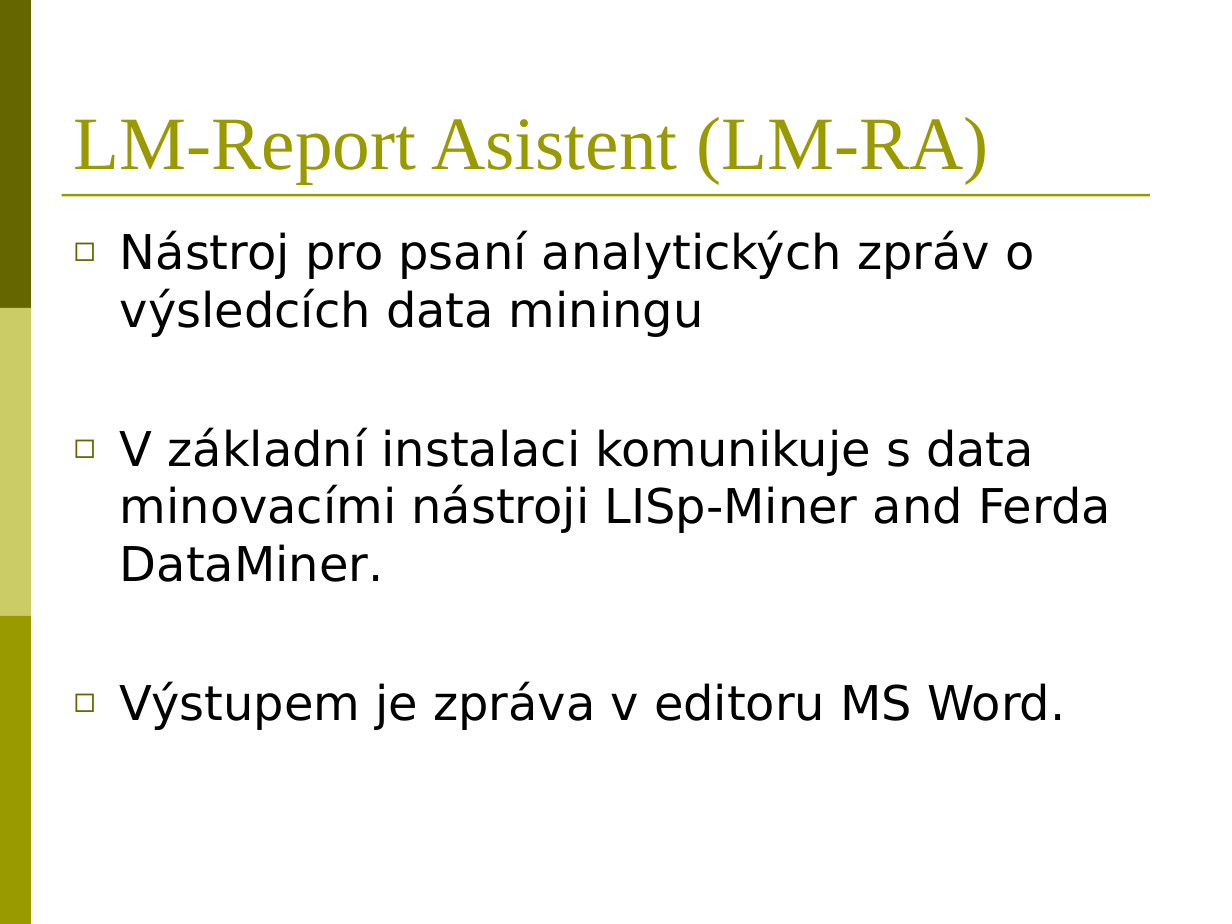
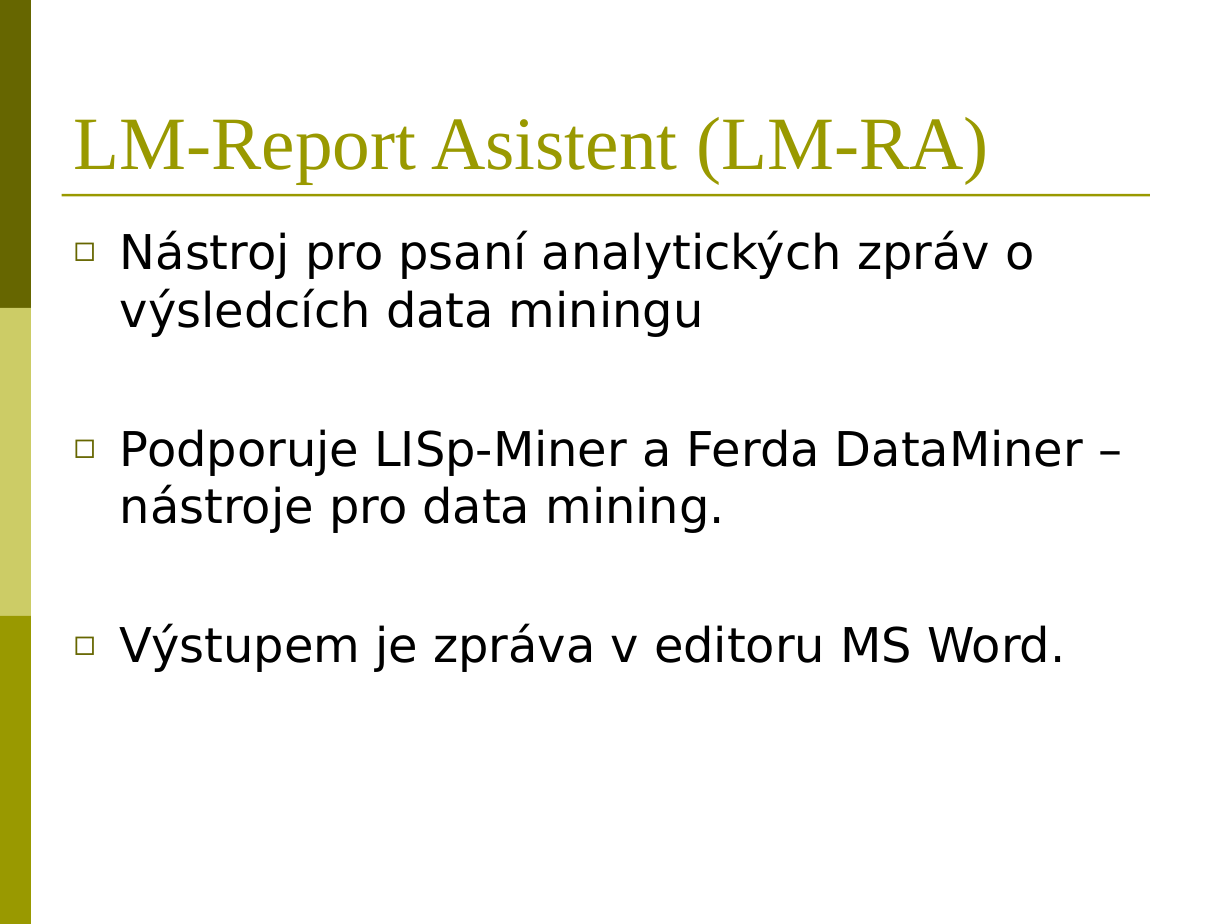
Before and after one commit to BackupTheBerlios/reportasistent-svn, a slide deck: slide 2 of trunk/Dokumenty/LM-Report Asistent.ppt. Drawn at 1232x924 pixels with LibreOffice and Linux fonts; fonts in the diff are those of the drawing. Boxes give left, top, right and bottom in pixels: in the first picture for what was removed or moved away, otherwise in the second. Text is boxed around its words. In the diff, an @@ line names an element or a change of style, - is before the commit and + after.

```diff
--- a/trunk/Dokumenty/LM-Report Asistent.ppt
+++ b/trunk/Dokumenty/LM-Report Asistent.ppt
@@ text at <box>120,429,1083,533</box>: text changed @@
-◻ V základní instalaci komunikuje s data minovacími nástroji LISp-Miner and Ferda DataMiner.
+◻ Podporuje LISp-Miner a Ferda DataMiner – nástroje pro data mining.
```
Also in this commit, not shown: 3 other slides changed.
